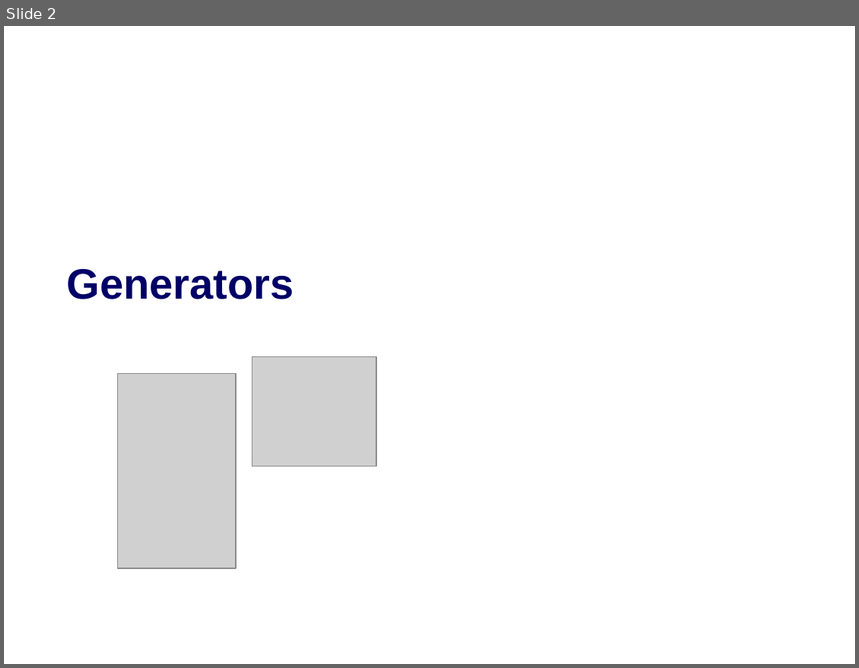
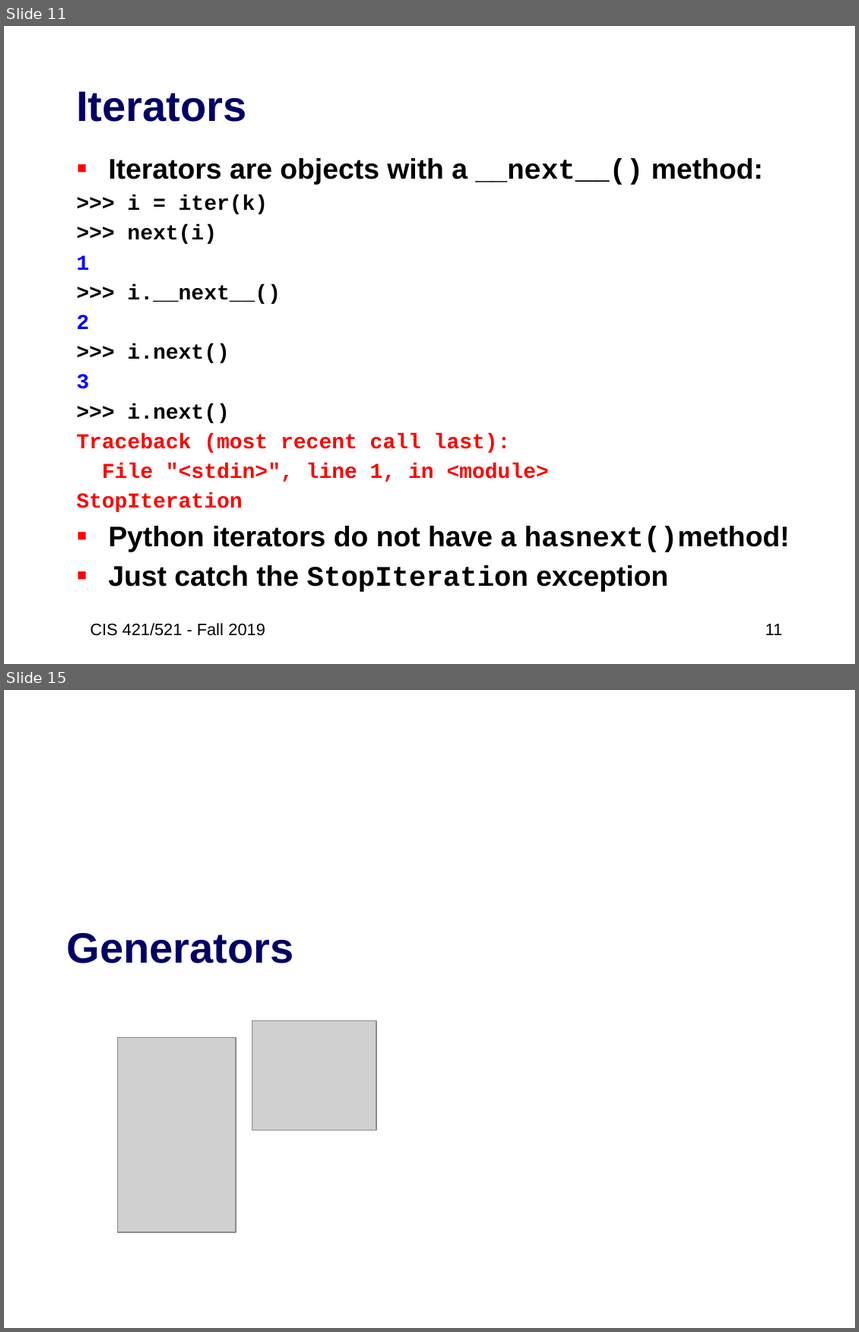
Before and after one commit to artificial-intelligence-class/artificial-intelligence-class.github.io, a slide deck: assets/slides/02-Python3-review2.pptx. Shown one above the other, each under a label of ours: slide 2 before the commit, slides 11 and 15 after it; the slides between them are not shown. The pictures are 859x668 and 859x1332 pixels, drawn with LibreOffice and Linux fonts; fonts in the diff are those of the drawing; grey boxes stand for pictures. Boxes give left, top, right and bottom in pixels: in the first picture for what was removed or moved away, otherwise in the second. Text is boxed around its words. In the diff, an @@ line names an element or a change of style, - is before the commit and + after.

Commit message:
Slides for Python part 2

```diff
--- a/assets/slides/02-Python3-review2.pptx
+++ b/assets/slides/02-Python3-review2.pptx
@@ slide 11 added at (x1=4, y1=26, x2=855, y2=664), background #FFFFFF @@
@@ title added at (x1=76, y1=91, x2=246, y2=122), 36 pt, text #000066, bold @@
+Iterators
@@ text added at (x1=76, y1=158, x2=790, y2=587), 18 pt, text #000000, bold @@
+▪ Iterators are objects with a __next__() method:
+>>> i = iter(k)
+>>> next(i)
+1
+>>> i.__next__()
+2
+>>> i.next()
+3
+>>> i.next()
+Traceback (most recent call last):
+File "<stdin>", line 1, in <module>
+StopIteration
+▪ Python iterators do not have a hasnext()method!
+▪ Just catch the StopIteration exception
@@ text added at (x1=90, y1=623, x2=265, y2=636), 14 pt, text #000000 @@
+CIS 421/521 - Fall 2019
@@ page number added at (x1=766, y1=624, x2=783, y2=636), 14 pt, text #000000 @@
+11
@@ what was slide 2 is now slide 15 @@
```
Also in this commit, not shown: 8 slides changed, 13 other slides added, 1 other file.
